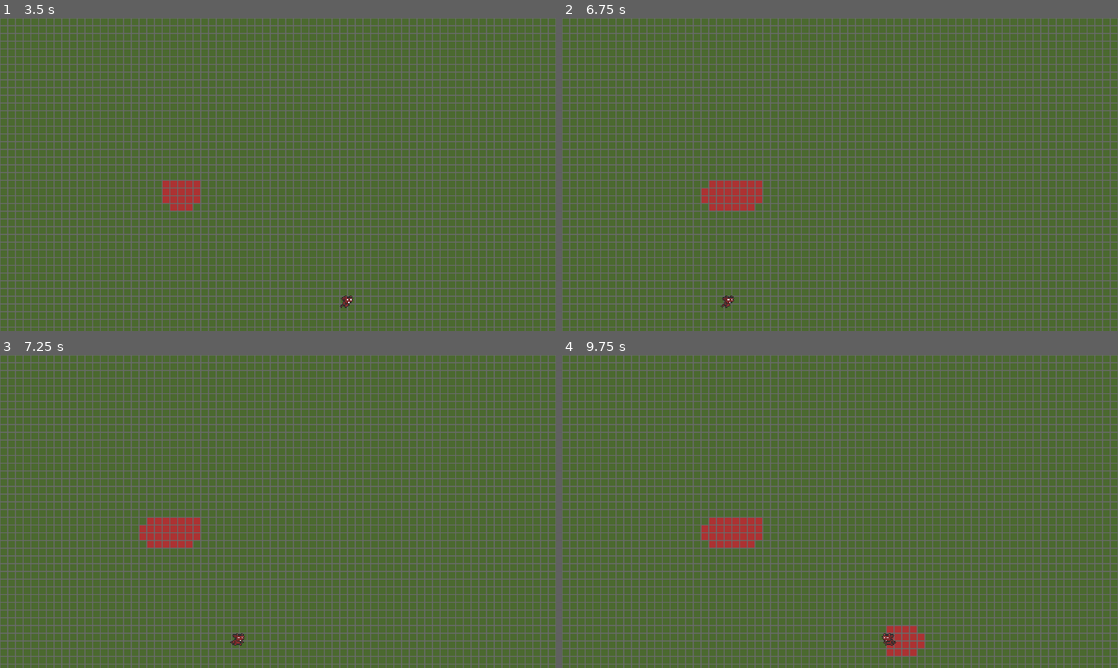
Above: before the commit, frames 1-4 (two rows, left to right).
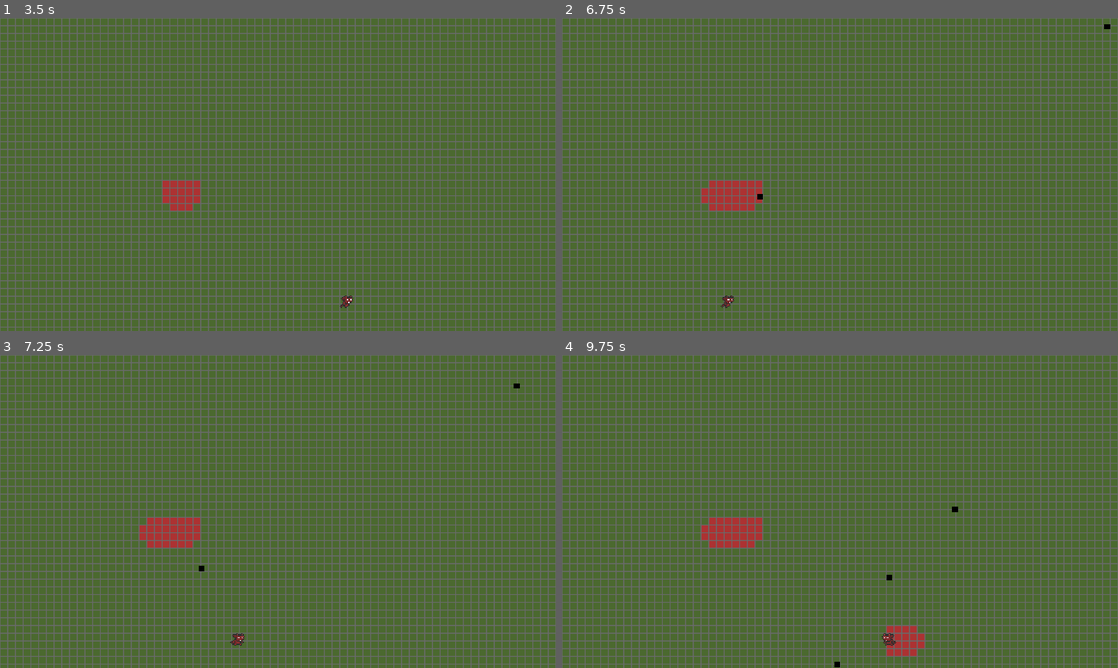
Above: after the commit, the same moments.

Repository: Seblis/They-won-t-survive
Game: Godot game, scene res://main.tscn
Two runs of this game, one before a commit and one after it. Both use one fixed random seed, a clock stepped at 60 frames per second and the inputs below.
Inputs:
- Up to frame 1 (3.5 s): click "Play" at 0.5 s; tap Enter at 1.25 s; hold Right (ui_right) 1.28-2.03 s; hold Down (ui_down) 2.03-2.78 s; hold Right (ui_right) from 2.78 s (still down)
- Up to frame 2 (6.75 s): tap Space at 3.5 s; release Right (ui_right) at 3.53 s; hold Up (ui_up) 3.53-4.28 s; hold Left (ui_left) 4.28-5.78 s; hold Down (ui_down) 5.78-6.53 s; tap Enter at 6.5 s; hold Right (ui_right) from 6.53 s (still down)
- Up to frame 3 (7.25 s): keep holding Right (ui_right)
- Up to frame 4 (9.75 s): release Right (ui_right) at 7.28 s; hold Up (ui_up) 7.28-8.03 s; hold Right (ui_right) 8.03-8.78 s; hold Down (ui_down) 8.78-9.53 s; hold Left (ui_left) from 9.53 s (still down)

Frame 1 is identical in both runs. In frame 2, less than 0.1% of the frame differs, in the area x 35-99%, y 2-58%; in frame 3, less than 0.1%; in frame 4, less than 0.1%, in the area x 49-72%, y 48-100%.

Commit message:
enemy
added enemies following player

Diff:
--- a/global/signal_manager.gd
+++ b/global/signal_manager.gd
@@ -1,5 +1,6 @@
 extends Node
 
+signal on_spawn_enemy()
 
 # Called when the node enters the scene tree for the first time.
 func _ready():
--- a/levels/base_level.gd
+++ b/levels/base_level.gd
@@ -4,7 +4,7 @@
 
 # Called when the node enters the scene tree for the first time.
 func _ready():
-	pass # Replace with function body.
+	pass
 
 
 # Called every frame. 'delta' is the elapsed time since the previous frame.
--- a/levels/base_level.tscn
+++ b/levels/base_level.tscn
@@ -6,6 +6,8 @@
 [ext_resource type="PackedScene" uid="uid://7jekns5y01qt" path="res://player/player.tscn" id="3_ba8e1"]
 [ext_resource type="PackedScene" uid="uid://br7m47vps1buj" path="res://player/weapons/corruption_weapon.tscn" id="6_0s8x0"]
 [ext_resource type="Script" path="res://levels/CorruptionEngine.gd" id="6_bh0is"]
+[ext_resource type="Script" path="res://levels/enemy_spawner.gd" id="7_t3rld"]
+[ext_resource type="Script" path="res://levels/spawn_point.gd" id="8_5g4ly"]
 
 [sub_resource type="TileSetAtlasSource" id="TileSetAtlasSource_dc7rw"]
 resource_name = "corrupt"
@@ -82,3 +84,32 @@
 
 [node name="CorruptionEngine" type="Node" parent="."]
 script = ExtResource("6_bh0is")
+
+[node name="EnemySpawner" type="Node2D" parent="."]
+position = Vector2(576, 328)
+script = ExtResource("7_t3rld")
+
+[node name="EnemySpawn" type="Marker2D" parent="EnemySpawner"]
+position = Vector2(-626, -371)
+script = ExtResource("8_5g4ly")
+
+[node name="EnemySpawn2" type="Marker2D" parent="EnemySpawner"]
+position = Vector2(626, -371)
+script = ExtResource("8_5g4ly")
+
+[node name="EnemySpawn3" type="Marker2D" parent="EnemySpawner"]
+position = Vector2(-626, 396)
+script = ExtResource("8_5g4ly")
+
+[node name="EnemySpawn4" type="Marker2D" parent="EnemySpawner"]
+position = Vector2(626, 396)
+script = ExtResource("8_5g4ly")
+
+[node name="SpawnTimer" type="Timer" parent="EnemySpawner"]
+wait_time = 3.0
+autostart = true
+
+[node name="Enemies" type="Node2D" parent="."]
+position = Vector2(601, -72)
+
+[connection signal="timeout" from="EnemySpawner/SpawnTimer" to="EnemySpawner" method="_on_spawn_timer_timeout"]
--- /dev/null
+++ b/levels/enemy_spawner.gd
@@ -0,0 +1,27 @@
+extends Node
+
+var spawn_counter = 0
+
+# Called when the node enters the scene tree for the first time.
+func _ready():
+	SignalManager.on_spawn_enemy.connect(_spawn_enemy)
+
+# Called every frame. 'delta' is the elapsed time since the previous frame.
+func _process(delta):
+	pass
+
+
+func _spawn_enemy():
+	#randomized spawn in future
+	print("Spawn counter: %d" %spawn_counter)
+	var current_spawn_point
+	if(spawn_counter < 4):
+		self.get_child(spawn_counter).spawn()
+	else:
+		spawn_counter = 0
+		self.get_child(spawn_counter).spawn()
+	spawn_counter+=1
+
+
+func _on_spawn_timer_timeout():
+	_spawn_enemy()
--- /dev/null
+++ b/levels/spawn_point.gd
@@ -0,0 +1,12 @@
+extends Marker2D
+
+@onready var player = $"../../Player"
+const ENEMY_KNIGHT = preload("res://npcs/enemy_knight/enemy_knight.tscn")
+@onready var enemies = $"../../Enemies"
+
+func spawn():
+	var new_enemy = ENEMY_KNIGHT.instantiate()
+	new_enemy.global_position = self.global_position
+	new_enemy.set_player_node(player)
+	enemies.add_child(new_enemy)
+	print(self.get_name())
--- /dev/null
+++ b/npcs/enemy_knight/enemy_knight.gd
@@ -0,0 +1,19 @@
+extends CharacterBody2D
+
+const SPEED = 150.0
+var player
+
+
+func _ready():
+	pass
+
+
+func _physics_process(delta):
+	var move_to_player = (player.global_position - global_position).normalized()
+	velocity.x = move_to_player.x * SPEED
+	velocity.y = move_to_player.y * SPEED
+
+	move_and_slide()
+
+func set_player_node(player_node):
+	player = player_node
--- /dev/null
+++ b/npcs/enemy_knight/enemy_knight.tscn
@@ -0,0 +1,21 @@
+[gd_scene load_steps=3 format=3 uid="uid://bdltal2lm55r2"]
+
+[ext_resource type="Script" path="res://npcs/enemy_knight/enemy_knight.gd" id="1_m70gr"]
+
+[sub_resource type="RectangleShape2D" id="RectangleShape2D_suejv"]
+size = Vector2(12, 11)
+
+[node name="EnemyKnight" type="CharacterBody2D"]
+collision_layer = 4
+script = ExtResource("1_m70gr")
+
+[node name="ColorRect" type="ColorRect" parent="."]
+offset_left = -6.0
+offset_top = -6.0
+offset_right = 6.0
+offset_bottom = 5.0
+color = Color(0, 0, 0, 1)
+
+[node name="CollisionShape2D" type="CollisionShape2D" parent="."]
+position = Vector2(0, -0.5)
+shape = SubResource("RectangleShape2D_suejv")
Not shown: 1 places in levels/base_level.tscn that only renumber resources
